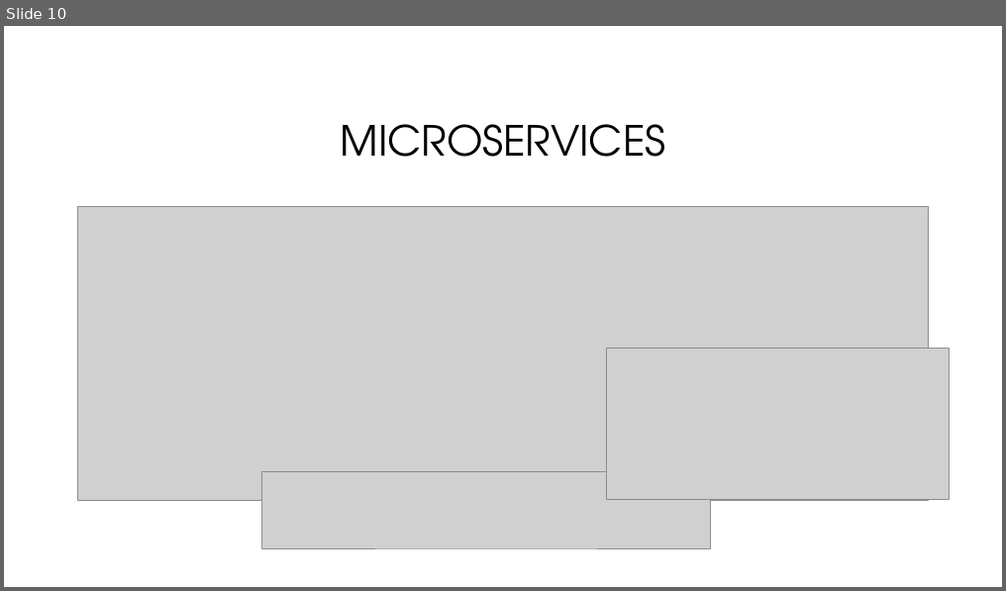
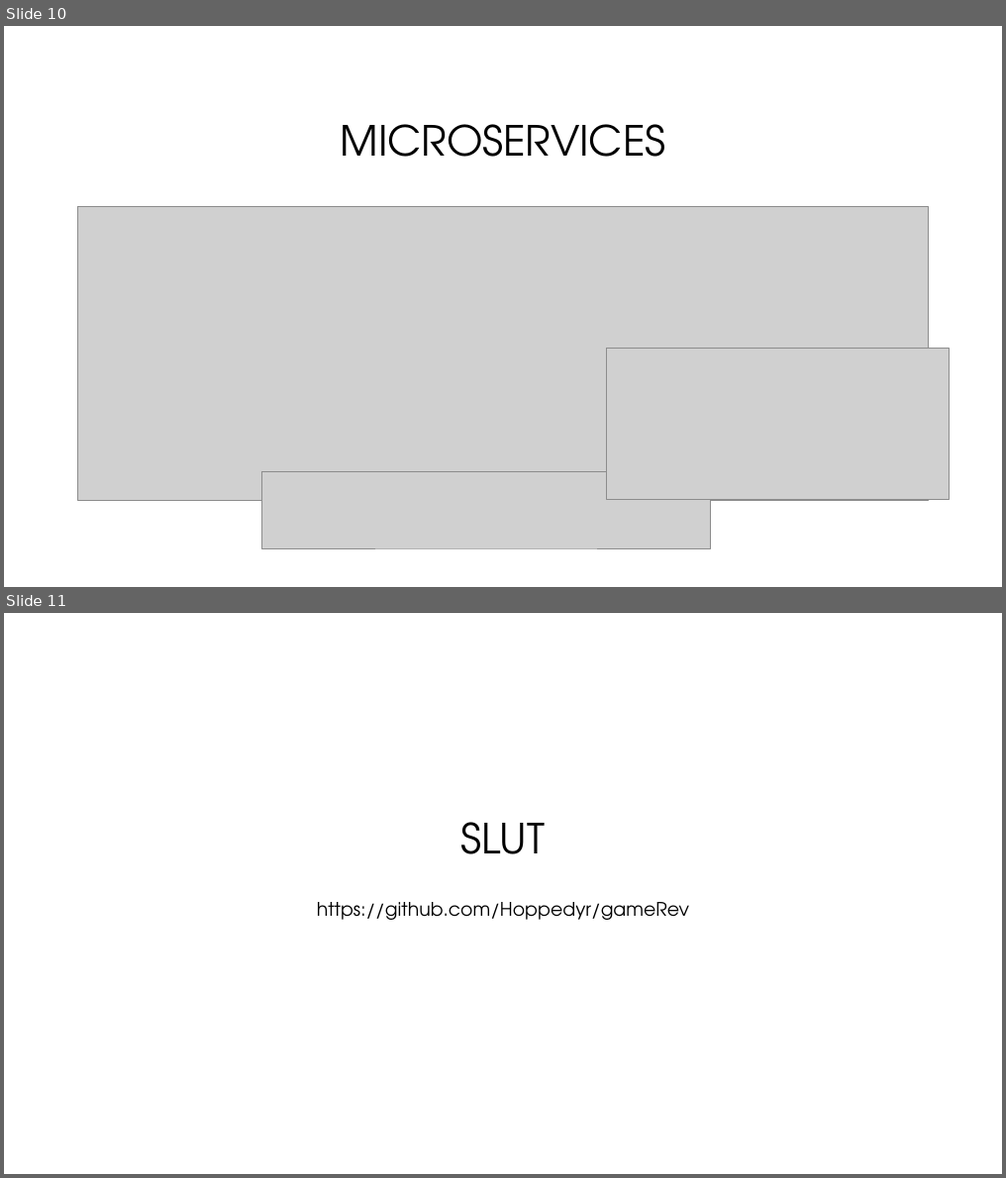
Before and after one commit to Hoppedyr/gameRev, a slide deck: Gamerev.pptx. Shown one above the other, each under a label of ours: slide 10 before the commit, slides 10 and 11 after it. The pictures are 1006x591 and 1006x1178 pixels, drawn with LibreOffice and Linux fonts; fonts in the diff are those of the drawing; grey boxes stand for pictures; background and template pictures are left out. Boxes give left, top, right and bottom in pixels: in the first picture for what was removed or moved away, otherwise in the second. Text is boxed around its words. In the diff, an @@ line names an element or a change of style, - is before the commit and + after.

```diff
--- a/Gamerev.pptx
+++ b/Gamerev.pptx
@@ slide 11 added at [4, 613, 1002, 1174], background #FFFFFF @@
@@ title added at [461, 822, 546, 855], 40 pt, text #000000 @@
+SLUT
@@ text added at [317, 902, 689, 920], 18 pt, text #000000 @@
+https://github.com/Hoppedyr/gameRev
```
